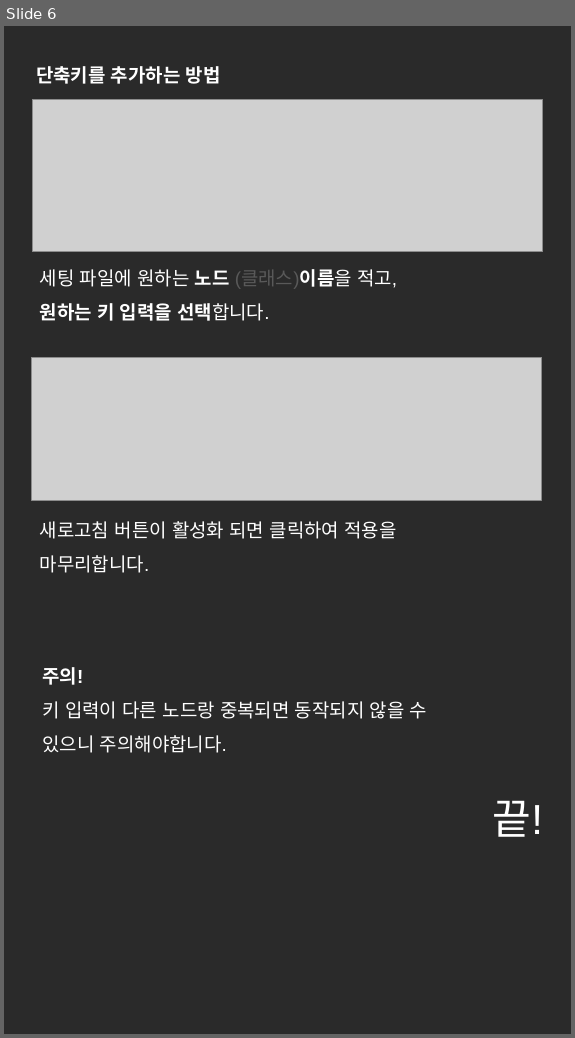
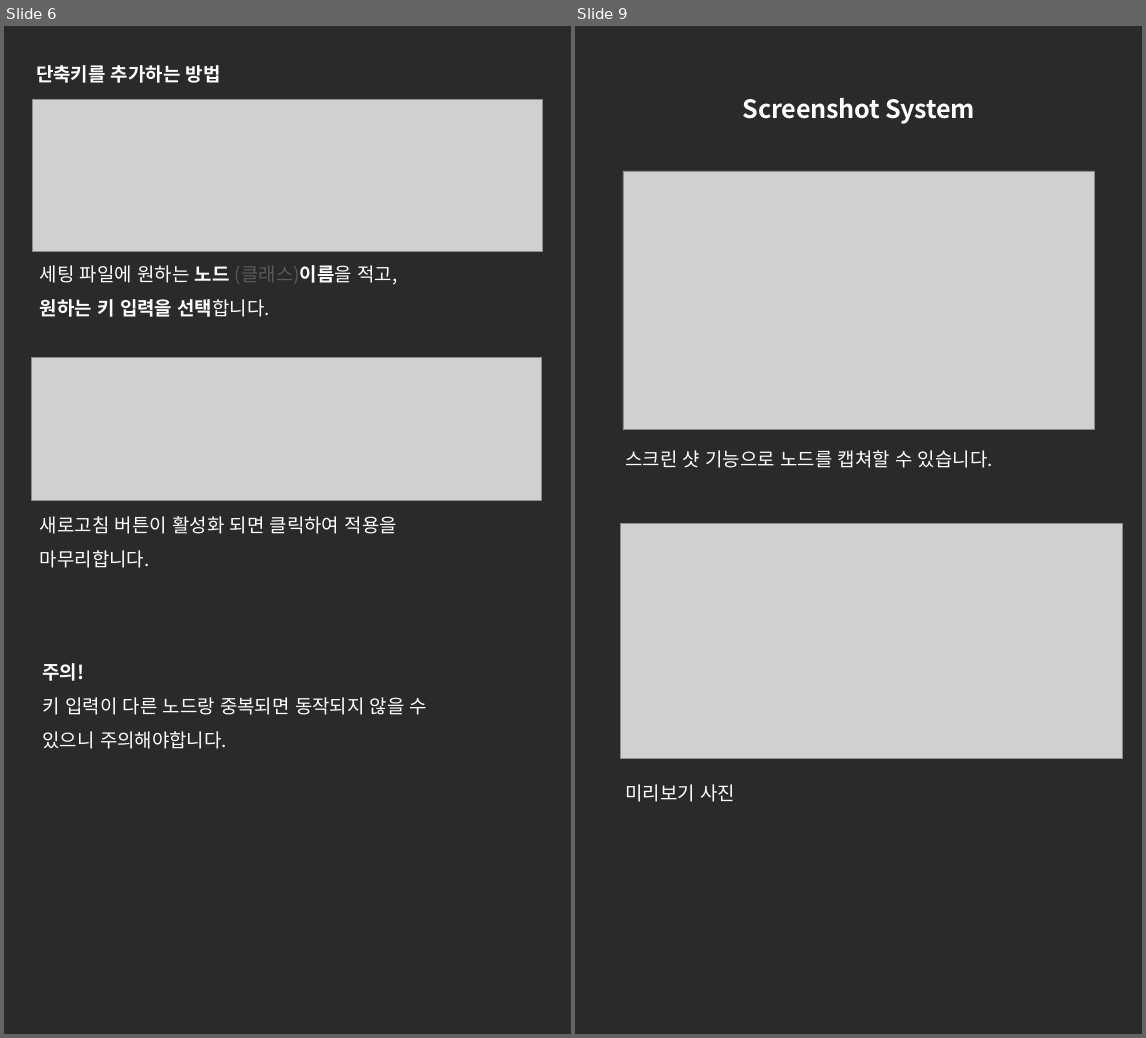
Before and after one commit to NK-Studio/ShaderGraphHotKey, a slide deck: Document KR.pptx. Shown side by side, each under a label of ours: slide 6 before the commit, slides 6 and 9 after it; the slides between them are not shown. The pictures are 575x1038 and 1146x1038 pixels, drawn with LibreOffice and Linux fonts; fonts in the diff are those of the drawing; grey boxes stand for pictures. Boxes give left, top, right and bottom in pixels: in the first picture for what was removed or moved away, otherwise in the second. Text is boxed around its words. In the diff, an @@ line names an element or a change of style, - is before the commit and + after.

```diff
--- a/Document KR.pptx
+++ b/Document KR.pptx
@@ slide 9 added at bbox=[575, 26, 1142, 1034], background #FFFFFF; not listed: 1 template element that a slide beside it also shows @@
@@ text added at bbox=[743, 98, 975, 124], 24 pt, text #FFFFFF, bold @@
+Screenshot System
@@ picture added at bbox=[623, 171, 1094, 430] @@
@@ text added at bbox=[625, 450, 993, 468], 18 pt, text #FFFFFF @@
+스크린 샷 기능으로 노드를 캡쳐할 수 있습니다.
@@ picture added at bbox=[620, 523, 1123, 759] @@
@@ text added at bbox=[625, 784, 735, 802], 18 pt, text #FFFFFF @@
+미리보기 사진
@@ slide 6 changed as well @@
@@ text at bbox=[40, 265, 397, 317]: text changed; font Arial to Noto Sans CJK KR @@
-세팅 파일에 원하는 노드 (클래스)이름을 적고,
-원하는 키 입력을 선택합니다.
+세팅 파일에 원하는 노드 (클래스)이름을 적고,
+원하는 키 입력을 선택합니다.
@@ text "새로고침 버튼이 활성화 되면 클릭하여 ..." at bbox=[40, 516, 397, 568]: font Arial to Noto Sans CJK KR; indent changed; more space between paragraphs @@
@@ text "주의!" at bbox=[43, 663, 427, 749]: font Arial to Noto Sans CJK KR; indent changed; line spacing 1.5 to 1; more space between paragraphs @@
@@ text removed at bbox=[493, 800, 543, 837] @@
-끝!
```
Also in this commit, not shown: 5 other slides changed, 3 other slides added, 2 other files.
